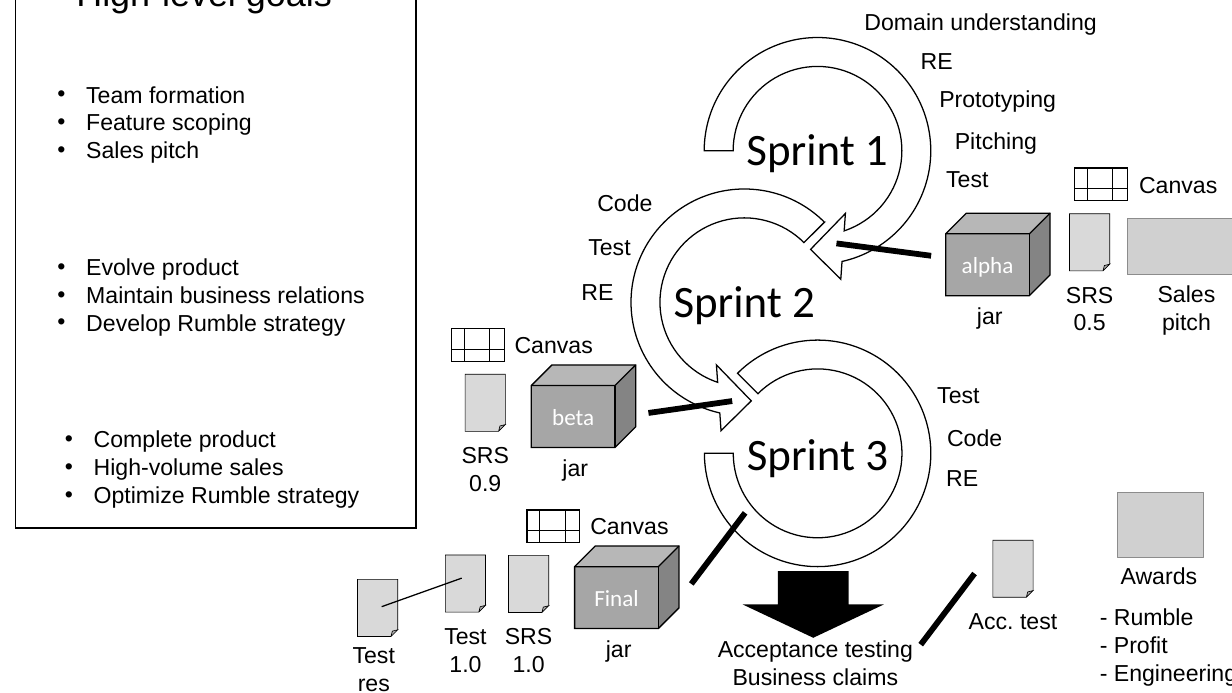
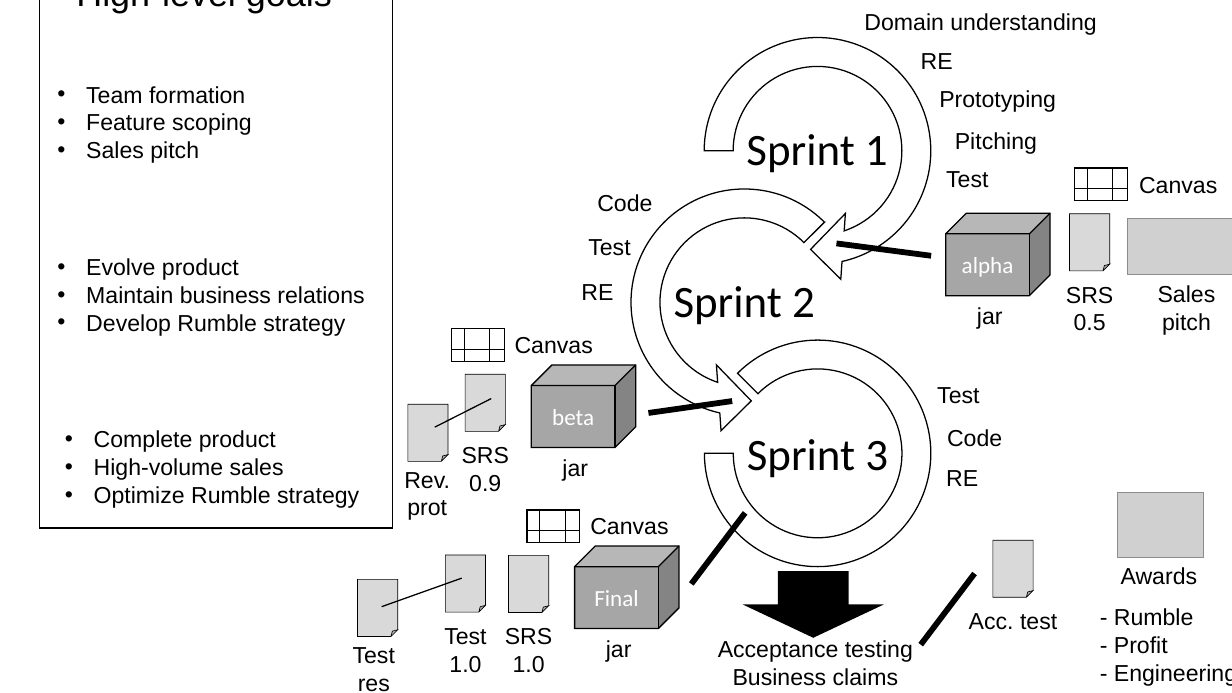
Before and after one commit to lunduniversity/introsofteng, a slide deck: slide 4 of project-rumble/etsa02_figures.pptx. Drawn at 1232x693 pixels with LibreOffice and Linux fonts; fonts in the diff are those of the drawing; grey boxes stand for pictures. Boxes give left, top, right and bottom in pixels: in the first picture for what was removed or moved away, otherwise in the second. Text is boxed around its words. In the diff, an @@ line names an element or a change of style, - is before the commit and + after.

```diff
--- a/project-rumble/etsa02_figures.pptx
+++ b/project-rumble/etsa02_figures.pptx
@@ rectangle: place and size @@
-rectangle at bbox=[16, 0, 416, 528]
+rectangle at bbox=[40, 0, 393, 528]
@@ folded corner added at bbox=[408, 405, 448, 462], fill #D9D9D9, outline #000000 0.5 pt @@
@@ line added from (435, 427) to (492, 398), #000000 1 pt @@
@@ text added at bbox=[404, 472, 450, 520], 18 pt, text #000000 @@
+Rev.
+prot
```
Also in this commit, not shown: 3 other files.
